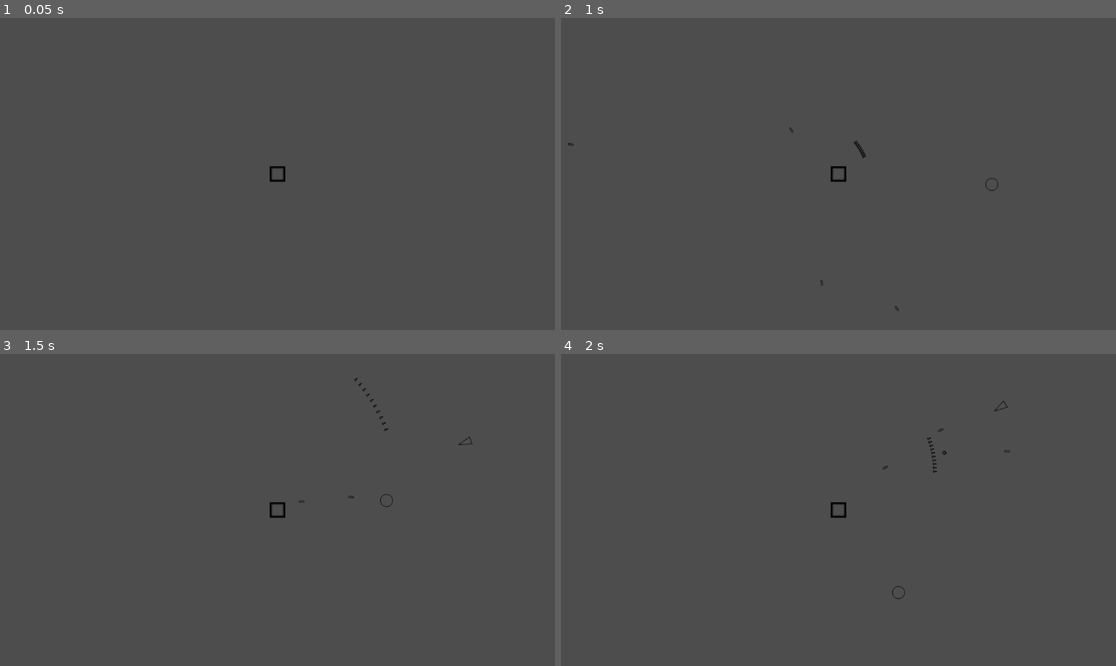
Above: before the commit, frames 1-4 (two rows, left to right).
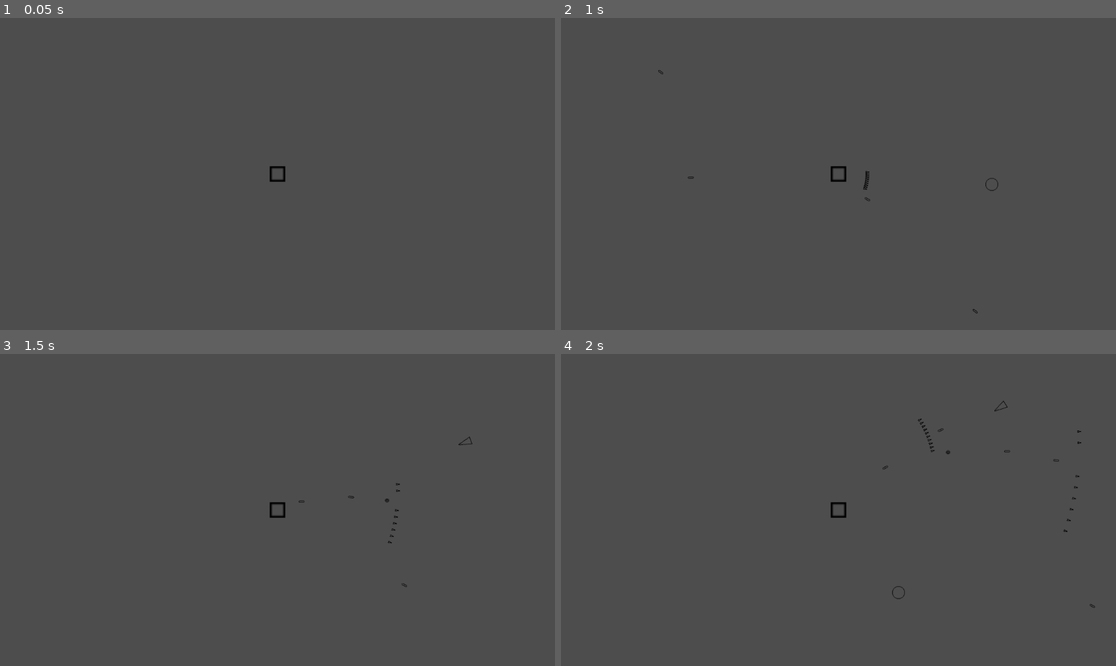
Above: after the commit, the same moments.

Repository: ROKAMETISM/Composition-Based-Practice-1
Game: Godot game, scene res://Scenes/main_game.tscn
The game is run twice, just before and just after one commit, with the same random seed, the same clock (stepped at 60 frames per second) and the same inputs.
Inputs:
- Up to frame 1 (0.05 s): no input
- Up to frame 2 (1 s): tap Enter at 0.5 s; hold D (move_right) from 0.53 s (still down)
- Up to frame 3 (1.5 s): release D (move_right) at 1.28 s; hold S (move_down) from 1.28 s (still down)
- Up to frame 4 (2 s): keep holding S (move_down)

Frame 1 is identical in both runs. In frame 2, 0.1% of the frame differs, in the area x 1-76%, y 16-95%; in frame 3, less than 0.1%; in frame 4, 0.1%, in the area x 64-97%, y 20-82%.

Commit message:
Implementing Signals for HUD connection

Diff:
--- a/Scenes/main_game.tscn
+++ b/Scenes/main_game.tscn
@@ -18,6 +18,10 @@
 
 [node name="Menu" type="Control" parent="UI"]
 layout_mode = 3
-anchors_preset = 0
-offset_right = 40.0
-offset_bottom = 40.0
+anchors_preset = 8
+anchor_left = 0.5
+anchor_top = 0.5
+anchor_right = 0.5
+anchor_bottom = 0.5
+grow_horizontal = 2
+grow_vertical = 2
--- a/Scripts/player.gd
+++ b/Scripts/player.gd
@@ -3,15 +3,19 @@
 @export var speed := 200.0
 @export var player_initial_hp := 100
 @export var player_max_hp := player_initial_hp
-@export var player_current_hp := player_max_hp
 var current_xp := 0
 var level := 1
 var xp_for_next_level := 5
 
+signal player_hp_changed(new_hp)
+signal player_xp_changed(new_xp)
+signal player_level_changed(new_level)
+
 func _ready() -> void:
 	var hpcomponent = $HPComponent
 	hpcomponent.set_max_hp(player_max_hp)
-	hpcomponent.set_current_hp(player_current_hp)
+	hpcomponent.set_current_hp(player_max_hp)
+	hpcomponent.connect("current_hp_changed", hp_updated)
 
 func _process(delta: float) -> void:
 	var input_vector = Vector2(int(Input.is_action_pressed("move_right")) - int(Input.is_action_pressed("move_left")),
@@ -25,9 +29,11 @@
 	while current_xp >= xp_for_next_level:
 		current_xp -= xp_for_next_level
 		level_up()
+	player_xp_changed.emit(current_xp)
 
 func level_up() -> void:
 	level += 1
+	player_level_changed.emit(level)
 	xp_for_next_level += 1
 	print("Level up! current level : {lvl}".format({"lvl" : level}))
 	var copy = $WeaponManager.available_upgrades.duplicate()
@@ -36,3 +42,6 @@
 	var rand_num = randi_range(0, 3)
 	print("picked upgrades : " + str(picked_upgrades))
 	print("picked num : " + str(rand_num))
+
+func hp_updated(current_hp, hp_delta) -> void:
+	player_hp_changed.emit(current_hp)
--- a/Scripts/weapon_manager.gd
+++ b/Scripts/weapon_manager.gd
@@ -8,6 +8,7 @@
 	weapons.append(preload("res://Scripts/weapon_shotgun.gd").new())
 
 	for weapon in weapons:
+		add_child(weapon)
 		weapon.tree_current_scene = get_tree().current_scene
 		weapon.player = get_parent()
 		for upgrade in weapon.upgrades.keys():
